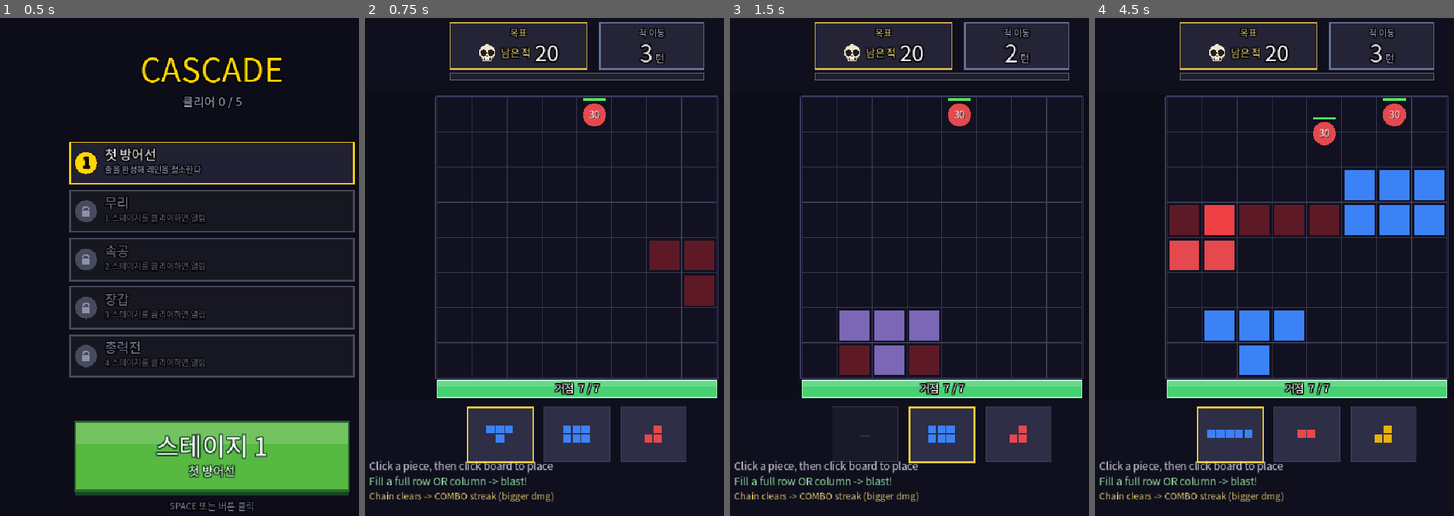
Above: before the commit, frames 1-4 (left to right).
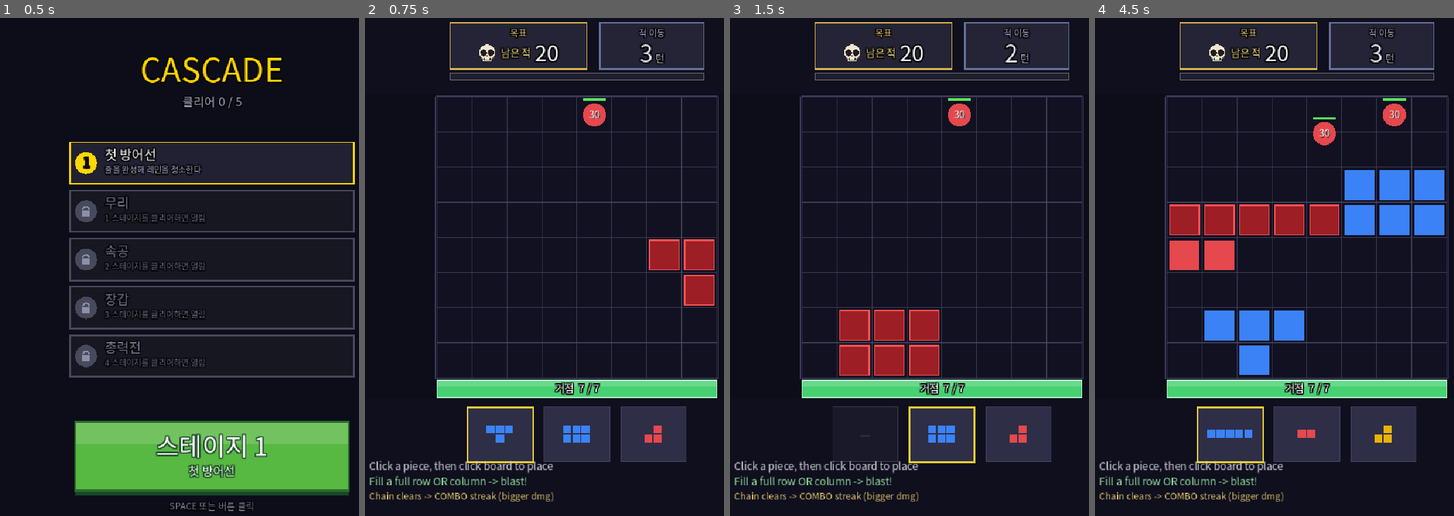
Above: after the commit, the same moments.

Repository: rorhdsu123/Cascade
Game: Godot game, scene res://Main.tscn
Two runs of this game, one before a commit and one after it. Both use one fixed random seed, a clock stepped at 60 frames per second and the inputs below.
Inputs (mouse positions are in pixels of both pictures, inside the frame that each line leads up to):
- Up to frame 1 (0.5 s): no input
- Up to frame 2 (0.75 s): tap Enter at 0.5, 0.6 s; move the mouse to (673, 262) at 0.52 s; click (673, 262) at 0.67 s
- Up to frame 3 (1.5 s): tap Space at 0.77, 1.25 s; move the mouse to (855, 316) at 1.27 s; tap 1 at 1.35 s; click (855, 316) at 1.42 s
- Up to frame 4 (4.5 s): tap Space at 1.52, 2.75, 3.02, 3.77, 4.25 s; tap Enter at 2, 2.1, 3.5, 3.6 s; move the mouse to (1349, 167) at 2.02 s; click (1349, 167) at 2.17 s; move the mouse to (1285, 396) at 2.77 s; tap 1 at 2.85, 4.35 s; click (1285, 396) at 2.92 s; move the mouse to (1439, 371) at 3.52 s; click (1439, 371) at 3.67 s; move the mouse to (1173, 207) at 4.27 s; click (1173, 207) at 4.42 s

Frame 1 is identical in both runs. In frame 2, 1.6% of the frame differs, in the area x 79-98%, y 44-58%; in frame 3, 3.1%, in the area x 30-59%, y 58-72%; in frame 4, 2.5%.

Commit message:
feat: 연출 1탄 — 줄 폭발 신설 + 색 통일 + BB 오독 정정 (C30)
배치 순간 증발하던 완성 줄에 연출을 붙였다. _begin_resolve가 셀을 배치와
같은 프레임에 지워버려, 이후 전투 연출이 전부 텅 빈 보드 위에서 재생되고
있었다 (C6의 "도파민을 배치 순간에"가 화면에 없던 구멍).

- 셀 삭제를 타임라인에 태움: 충전 홀드 → 전 셀 동시 소멸 → 테두리 잔상
  → 로켓 → 순차 피격
- 색 통일: 완성 줄이 방금 놓은 조각 색으로 물들었다 터짐 (파편도 그 색)
- 드래그 프리뷰: 고스트를 활성 색으로, 터질 줄을 조각 색으로 예고
- 콤보 비례 충전 홀드 (셰이크 금지 후 비어 있던 에스컬레이션 축 = 시간)

★ C26 오독 정정: BB는 블록을 순차 파괴하지 않는다. 60fps 재검증 결과
완성 줄 8칸이 단 1프레임에 전부 동시 증발한다. "순차"의 정체는 블록이
아니라 그 뒤에 오는 빛 바였다. 스태거대로 구현했다가 즉시 "느리다"는
피드백을 받았고, 동시 소멸로 되돌려 해결.

죽은 상태 제거: line_flash_rows/cols/timer, sweep_timer (그리는 곳 없음)
부수 수정: resolve 중 뜨던 빨간 고스트, 블록 팝을 사각형으로(적 사망의
원형과 문법 분리)

밸런스 무변화 확인 (시뮬 클리어율 43.1→43.3, 승률차 노이즈 범위)

Co-Authored-By: Claude Opus 4.8 (1M context) <noreply@anthropic.com>

Diff:
--- a/Main.gd
+++ b/Main.gd
@@ -11,7 +11,6 @@
 # 적 타입 (basic/fast/tank/swarm)
 const ENEMY_TYPES: Array = ["basic", "fast", "tank", "swarm"]
 const SLIDE_SPEED: float = 8.0   # 적 전진 표시 이징 속도(칸/초)
-const SWEEP_DUR: float = 0.35   # 폭발 스윕 밴드 지속
 const ROCKET_DUR: float = 0.16  # 로켓 비행 지속(빠르게 질주)
 const CALLOUT_DUR: float = 1.6  # 첫 등장 콜아웃 배너 지속
 
@@ -30,7 +29,28 @@
 # 우리는 헛수 1회에 즉시 0이라 스트릭이 못 자랐고(봇 평균 최대콤보 2.6~3.0), 그게 클라이맥스가
 # 안 터지는 근본 원인. 전체 수의 ~70%가 헛수인 게임에서 즉시 리셋은 사실상 스트릭 봉쇄.
 const COMBO_GRACE: int = 1
-const LINE_FLASH_DUR: float = 0.45
+
+# ===== 줄 폭발(충전 → 순차 파괴) =====
+# 완성 줄은 즉시 사라지지 않는다. ① 충전(색 통일→달아오름) → ② 한쪽 끝부터 순차 파괴 → ③ 로켓 발사.
+# 배치(플레이어 행동) → 줄 폭발(보상) → 로켓 → 적 사망 의 인과 사슬을 눈에 보이게 만드는 구간.
+#
+# ★ 충전 홀드 = 에스컬레이션 축(Block Blast 실측: 콤보2 ≈0.27s, 콤보4 ≈0.55s).
+#   콤보가 클수록 '더 크게'가 아니라 '더 오래 참는다' — 셰이크를 금지(C24⑦)한 뒤 비어 있던
+#   에스컬레이션 축을 시간이 메운다. 기대가 쌓이는 정지 구간이라, 길수록 터질 때 더 세게 느껴진다.
+const CHARGE_BASE: float = 0.20        # 콤보 1의 홀드
+const CHARGE_PER_COMBO: float = 0.12   # 콤보 1당 추가 홀드 (콤보4 ≈0.56s = BB 실측 0.55s에 맞춤)
+const CHARGE_MAX: float = 0.60         # 홀드 상한(그 이상은 늘어짐)
+# 충전 중 색 통일: 이 비율 지점까지 '원래 색 → 방금 놓은 조각 색'으로 물들고(줄이 한 색이 됨),
+# 나머지 구간에서 흰색으로 달아오른다. Block Blast가 터지는 줄을 놓은 조각 색으로 통일하는 것과 같은 수법 —
+# 알록달록한 보드에서 완성 줄만 도드라지게 하고, 폭발이 '내 조각의 결과'임을 색으로 잇는다.
+const CHARGE_TINT: float = 0.45
+# 블록 소멸은 '동시'다 — Block Blast 60fps 실측: 완성 줄 8칸이 단 1프레임(16.7ms)에 전부 증발한다.
+# 칸을 하나씩 순차로 부수면 그게 곧 '느리다'로 체감된다(실제로 그랬음). 시간이 걸리는 연출은
+# 전부 블록이 사라진 '뒤'에 온다(빛 바 스윕 → 파편 → 텍스트).
+# 사라지는 순간 줄 자리에 색 테두리만 한 순간 남는다 = 소멸의 잔상.
+const LINE_OUTLINE_DUR: float = 0.06
+# 블록이 사라지고 로켓(=빛 바)이 나가기까지의 짧은 빈 줄 간격 (BB 실측 ~0.07s)
+const BURST_GAP: float = 0.07
 
 # ===== DDA (동적 난이도 조정) =====
 # 조각을 '무작위 1개'가 아니라 '후보 N개 중 골라서' 준다. 고를 때의 편향을 플레이어 상태로 정한다:
@@ -218,17 +238,25 @@
 var flash_climax: bool = false      # 화면 전체 도달(전멸) — 라벨/섬광 강조용
 var climax_flash: float = 0.0       # 전멸 골드 섬광 타이머
 var climax_pending: float = -1.0    # 전멸 충격파 발사 예약 시각(resolve_timer 기준, -1=없음)
-var line_flash_rows: Array = []
-var line_flash_cols: Array = []
-var line_flash_timer: float = 0.0
+
+# 터질 예정인 완성 줄 — 충전이 끝날 때까지 board에 그대로 남아 있다(즉시 삭제 금지).
+# 충전이 끝나면 전 셀이 '동시에' 사라진다.
+var clear_cells: Array = []         # [Vector2i] 터질 셀
+var clear_rows: Array = []          # 완성된 행/열 (소멸 순간 테두리 플래시용)
+var clear_cols: Array = []
+var clear_tint: Color = Color.WHITE # 색 통일 목표색 = 방금 놓은 조각 색
+var clear_done: bool = true         # 셀 소멸을 이미 실행했나
+var charge_dur: float = CHARGE_BASE # 이번 폭발의 충전 홀드(콤보 비례)
+var outline_timer: float = 0.0      # 소멸 직후 줄 자리에 남는 색 테두리 잔상
+var last_color: String = ""         # 마지막으로 놓은 조각의 색 키
 
 var floaters: Array = []
-var death_flashes: Array = []  # [{pos, life, max, color}] 사망 스케일 팝+플래시
+var death_flashes: Array = []  # [{pos, life, max, color}] 적 사망 스케일 팝(원형) — '적이 죽었다'의 시각 문법
+var cell_pops: Array = []      # [{pos, life, max, color}] 블록 소멸 팝(사각형) — 적 사망과 형태로 구분
 var debris: Array = []         # [{pos, vel, life, max, color, size}] 사망 파편 버스트
 var impacts: Array = []        # [{pos, life, max, color, radius}] 빔 임팩트/탱크 막음 링
 var kill_pulse: float = 0.0    # 킬 순간 ENEMIES LEFT 헤드라인 펄스
 var push_streaks: Array = []   # [{from, to, life, max}] 넉백 잔상
-var sweep_timer: float = 0.0   # 폭발 스윕 밴드
 var rockets: Array = []        # [{dir, idx, t, dur, combo, ended}] 라인 따라 질주하는 로켓
 var hitstop: float = 0.0       # 명중 순간 순간 멈칫(게임 타이머 전부 정지)
 var core_hits: Array = []      # [{col, life}] 거점 피격 충격 플래시
@@ -311,16 +339,20 @@
 	flash_label = ""
 	flash_lines = 0
 	flash_combo = 0
-	line_flash_rows = []
-	line_flash_cols = []
-	line_flash_timer = 0.0
+	clear_cells = []
+	clear_rows = []
+	clear_cols = []
+	clear_done = true
+	charge_dur = CHARGE_BASE
+	outline_timer = 0.0
+	last_color = ""
 	floaters = []
 	death_flashes = []
+	cell_pops = []
 	debris = []
 	impacts = []
 	kill_pulse = 0.0
 	push_streaks = []
-	sweep_timer = 0.0
 	rockets = []
 	hitstop = 0.0
 	core_hits = []
@@ -446,6 +478,32 @@
 			return true
 	return false
 
+# 이 조각을 지금 놓으면 완성될 줄 목록 (프리뷰 전용 — 그리기에서 프레임당 1회.
+# _would_clear는 DDA가 조각마다 수백 번 부르는 뜨거운 경로라 조기반환을 유지하고 따로 둔다)
+func _would_clear_lines(cells: Array) -> Dictionary:
+	var occ: Dictionary = {}
+	for ci in cells:
+		occ[ci] = true
+	var rows: Array = []
+	var cols: Array = []
+	for r in range(ROWS):
+		var full_r: bool = true
+		for c in range(COLS):
+			if board[r][c] == "" and not occ.has(Vector2i(c, r)):
+				full_r = false
+				break
+		if full_r:
+			rows.append(r)
+	for c2 in range(COLS):
+		var full_c: bool = true
+		for r2 in range(ROWS):
+			if board[r2][c2] == "" and not occ.has(Vector2i(c2, r2)):
+				full_c = false
+				break
+		if full_c:
+			cols.append(c2)
+	return {"rows": rows, "cols": cols}
+
 # 이 조각을 놓아 '지금 당장' 줄을 완성할 수 있는 자리가 있나
 func _piece_can_clear(offsets: Array) -> bool:
 	for ar in range(ROWS):
@@ -668,8 +726,16 @@
 
 # ===== 전투 순차 연출(resolve) =====
 # 로직 결과(HP감소·사망·넉백·score·killed)는 hit가 재생되는 그 시점에 반영.
-# 시퀀스: ① 충전 플래시 → ② 로켓 발사(라인) → ③ 순차 피격 → ④ 폭탄(교차 3×3) → (끝물) 누수.
-# Match-3 특수사탕식: 로켓=완성 라인 관통, 폭탄=가로·세로 교차 시 3×3 추가.
+# 시퀀스: ① 충전 홀드(색 통일→달아오름, 콤보 비례로 길어짐)
+#      → ② 순차 파괴(한쪽 끝부터 셀이 차례로 부서짐)
+#      → ③ 로켓 발사 → ④ 순차 피격 → (끝물) 누수.
+# ①②가 없으면 조각을 놓는 순간 줄이 증발하고, 나머지 연출이 텅 빈 보드 위에서 재생된다
+# (= 플레이어 행동의 보상이 화면에서 사라짐). 그래서 모든 전투 연출은 파괴가 끝난 뒤로 밀려 있다.
+# COMBO 라벨도 파괴가 '다 끝난 뒤'에 뜬다 — 파괴와 텍스트를 겹치지 않게(Block Blast 원칙).
+
+# 이번 폭발의 충전 홀드 = 콤보가 클수록 더 오래 참는다(에스컬레이션 = 시간)
+func _charge_dur_for(streak: int) -> float:
+	return minf(CHARGE_BASE + CHARGE_PER_COMBO * float(maxi(0, streak - 1)), CHARGE_MAX)
 
 # 클리어(rows/cols) 결과를 미리 계획해 resolve 큐에 적재하고 시작
 func _begin_resolve(rows: Array, cols: Array) -> void:
@@ -682,10 +748,22 @@
 	var blast_len: float = 0.15
 	var l: int = rows.size() + cols.size()
 	if l > 0:
-		# ① 충전 플래시
-		line_flash_rows = rows.duplicate()
-		line_flash_cols = cols.duplicate()
-		line_flash_timer = LINE_FLASH_DUR
+		# ① 충전(콤보 비례) → ② 충전이 끝나는 순간 전 셀이 '동시에' 소멸.
+		charge_dur = _charge_dur_for(combo)
+		var pend: Dictionary = {}
+		for row in rows:
+			for c in range(COLS):
+				pend[Vector2i(c, row)] = true
+		for col in cols:
+			for r in range(ROWS):
+				pend[Vector2i(col, r)] = true
+		clear_cells = pend.keys()
+		clear_rows = rows.duplicate()
+		clear_cols = cols.duplicate()
+		clear_tint = _color_of(last_color)
+		clear_done = false
+		# 블록이 사라지고 짧은 빈 줄을 거쳐 로켓(=빛 바)이 나간다
+		var fire_t: float = charge_dur + BURST_GAP
 		# ② 콤보=청소 범위: 완성 줄에서 매 콤보 '한 줄씩' 추가(총 레인 수 = combo).
 		#    추가 방향은 바깥으로 교대(줄0 → +1 → −1 → +2…) = 완성 줄 중심 확산, 보드 밖은 스킵.
 		#    링 = 추가 순서(0=완성 줄) → 한 줄씩 순차 발사(심지처럼 번지는 물결). 보드 셀 제거는 완성 줄만.
@@ -730,12 +808,12 @@
 			for c2 in range(COLS):
 				band_cols[c2] = 0
 			max_ring = 0
-			climax_pending = 0.20   # 피격 착지에 맞춰 중앙 충격파 발사
-		# 로켓 계획 — 링 거리만큼 발사 지연(0=먼저, 바깥 링일수록 늦게)
+			climax_pending = fire_t + 0.20   # 피격 착지에 맞춰 중앙 충격파 발사
+		# 로켓 계획 — 파괴 물결이 끝난 직후(fire_t) 발사. 링 거리만큼 지연(0=먼저, 바깥 링일수록 늦게)
 		for c in band_cols:
-			resolve_rocket_plan.append({"dir": "col", "idx": c, "ring": band_cols[c], "launch": 0.08 + float(band_cols[c]) * BLAST_RING_DELAY})
+			resolve_rocket_plan.append({"dir": "col", "idx": c, "ring": band_cols[c], "launch": fire_t + 0.08 + float(band_cols[c]) * BLAST_RING_DELAY})
 		for r in band_rows:
-			resolve_rocket_plan.append({"dir": "row", "idx": r, "ring": band_rows[r], "launch": 0.08 + float(band_rows[r]) * BLAST_RING_DELAY})
+			resolve_rocket_plan.append({"dir": "row", "idx": r, "ring": band_rows[r], "launch": fire_t + 0.08 + float(band_rows[r]) * BLAST_RING_DELAY})
 		# 일격량 (콤보 데미지 배수는 '탱커 관통용 부 증폭'으로 소폭 유지)
 		var mult: float = _simul_mult(l) * _streak_mult(combo)
 		var strike: int = roundi(LINE_BASE * mult)
@@ -758,7 +836,7 @@
 			if a["ring"] != b["ring"]:
 				return a["ring"] < b["ring"]
 			return a["row"] > b["row"])
-		var t0: float = 0.22
+		var t0: float = fire_t + 0.22
 		var ring_seen: Dictionary = {}   # ring -> 이미 배치한 수(링 내 소폭 스태거)
 		var max_at: float = t0
 		for k in range(hit_list.size()):
@@ -772,26 +850,45 @@
 				"at": at, "done": false,
 			})
 		# 총길이 = 마지막 피격 or 마지막 링 로켓 비행 완료 중 늦은 것(바깥 링에 적 없어도 물결 끝까지 재생)
-		var visual_end: float = 0.08 + float(max_ring) * BLAST_RING_DELAY + ROCKET_DUR + 0.08
-		blast_len = clampf(maxf(max_at + 0.28, visual_end), 0.30, 3.2)
+		var visual_end: float = fire_t + 0.08 + float(max_ring) * BLAST_RING_DELAY + ROCKET_DUR + 0.08
+		blast_len = clampf(maxf(max_at + 0.28, visual_end), fire_t + 0.30, fire_t + 3.2)
 		if full_board:
-			blast_len = maxf(blast_len, 1.35)   # 전멸은 세계 이동 전에 충격파가 충분히 breathe
-		# 완성 줄 셀 제거
-		for row in rows:
-			for c in range(COLS):
-				board[row][c] = ""
-		for col in cols:
-			for r in range(ROWS):
-				board[r][col] = ""
-		# COMBO xN 라벨용 (중앙 큰 숫자는 제거, 라벨만)
+			blast_len = maxf(blast_len, fire_t + 1.35)   # 전멸은 세계 이동 전에 충격파가 충분히 breathe
+		# COMBO xN 라벨용 (중앙 큰 숫자는 제거, 라벨만).
+		# flash_timer는 여기서 켜지 않는다 — 블록이 실제로 소멸하는 순간(_burst_lines)에 켠다.
+		# 충전 중에 미리 번쩍이면 원인 없는 섬광이 된다.
 		flash_lines = l
 		flash_combo = combo
 		flash_climax = full_board
 		flash_label = "" if full_board else _line_label(l)   # 전멸은 텍스트 없이 연출만
-		flash_timer = FLASH_DUR
 
 	# 공격만 재생. 적 이동·누수·스폰은 시퀀스가 끝난 뒤 _end_turn에서.
 	resolve_total = blast_len
+
+# ② 순차 파괴 — 차례가 된 셀만 부순다. 셀 하나가 board에서 사라지고 그 자리에 사각 팝 + 파편.
+# 파편 색은 clear_tint(= 방금 놓은 조각 색) — 폭발이 '내 조각의 결과'임을 색으로 잇는다.
+func _burst_lines() -> void:
+	if clear_done:
+		return
+	clear_done = true
+	for ci in clear_cells:
+		var cc: Vector2i = ci as Vector2i
+		board[cc.y][cc.x] = ""
+		var p: Vector2 = _cell_center(cc.x, cc.y)
+		cell_pops.append({"pos": p, "life": 0.16, "max": 0.16, "color": clear_tint})
+		for _n in range(3):
+			var ang: float = randf() * TAU
+			var spd: float = randf_range(60.0, 170.0)
+			var life: float = randf_range(0.22, 0.40)
+			debris.append({
+				"pos": p, "vel": Vector2(cos(ang), sin(ang)) * spd,
+				"life": life, "max": life, "color": clear_tint, "size": randf_range(4.0, 8.0),
+			})
+	clear_cells = []
+	outline_timer = LINE_OUTLINE_DUR   # ④ 줄 자리에 남는 색 테두리 잔상
+	# 보상 텍스트(COMBO xN)와 섬광은 파괴 순간에. 파괴가 이제 한순간이라 겹치지 않는다.
+	flash_timer = FLASH_DUR
+	hitstop = maxf(hitstop, 0.05)
 
 # 전멸(화면 전체 청소) 클라이맥스 — 보드 중앙에서 퍼지는 큰 충격파 + 골드 섬광 + 히트스톱(셰이크 없음)
 func _fire_climax() -> void:
@@ -843,7 +940,6 @@
 		if etype == "tank":
 			impacts.append({"pos": ep, "life": 0.32, "max": 0.32, "color": C_E_FAST, "radius": CELL * 0.5})
 			_add_floater(ep + Vector2(0.0, -CELL * 0.42), "BLOCK", C_E_FAST, 0.55, 18)
-	sweep_timer = SWEEP_DUR
 
 # 로켓 머리 위치 (prog 0=발사단 → 1=라인 끝)
 func _rocket_pos(rocket: Dictionary, prog: float) -> Vector2:
@@ -917,6 +1013,8 @@
 func _finish_resolve() -> void:
 	resolving = false
 	resolve_hits = []
+	if not clear_done:
+		_burst_lines()   # 안전망: 어떤 경로로든 안 터졌으면 여기서라도 셀을 비운다(보드 정합성)
 	_end_turn()
 
 # 턴 마무리: 적 전진/누수/스폰 → 누수 연출 → 승/패/공간부족 판정
@@ -1059,6 +1157,7 @@
 	for ci in cells:
 		var c: Vector2i = ci as Vector2i
 		board[c.y][c.x] = active["color"]
+	last_color = active["color"]   # 색 통일용: 터질 줄이 이 색으로 물든다
 	# 조각 소비: 트레이 슬롯 비우고 다음 슬롯/리필 (즉시 = 피드백)
 	_consume_slot()
 	# 완성 줄 감지 — 적은 아직 "현재 위치"(이동 전). 로켓이 그 자리 적을 먼저 타격.
@@ -1191,7 +1290,10 @@
 	# 전투 순차 연출 진행 (타이머는 항상 0으로 수렴 → 데드락 없음)
 	if resolving:
 		resolve_timer += delta
-		# ② 로켓 발사 — 링 거리만큼 지연(안쪽 링 먼저, 바깥으로 퍼짐). 발사 지점에 머즐 플래시
+		# ② 충전 끝 → 전 셀이 동시에 소멸. 로켓은 짧은 빈 줄(BURST_GAP) 뒤에 나간다.
+		if not clear_done and resolve_timer >= charge_dur:
+			_burst_lines()
+		# ③ 로켓 발사 — 링 거리만큼 지연(안쪽 링 먼저, 바깥으로 퍼짐). 발사 지점에 머즐 플래시
 		for rp in resolve_rocket_plan:
 			if not rp.get("launched", false) and resolve_timer >= rp["launch"]:
 				rp["launched"] = true
@@ -1210,16 +1312,14 @@
 
 	if flash_timer > 0.0:
 		flash_timer = maxf(0.0, flash_timer - delta)
-	if line_flash_timer > 0.0:
-		line_flash_timer = maxf(0.0, line_flash_timer - delta)
+	if outline_timer > 0.0:
+		outline_timer = maxf(0.0, outline_timer - delta)
 	if red_flash > 0.0:
 		red_flash = maxf(0.0, red_flash - delta)
 	if climax_flash > 0.0:
 		climax_flash = maxf(0.0, climax_flash - delta)
 	if shake_timer > 0.0:
 		shake_timer = maxf(0.0, shake_timer - delta)
-	if sweep_timer > 0.0:
-		sweep_timer = maxf(0.0, sweep_timer - delta)
 	if callout_timer > 0.0:
 		callout_timer = maxf(0.0, callout_timer - delta)
 	anim_t += delta
@@ -1257,6 +1357,12 @@
 		if death_flashes[j]["life"] <= 0.0:
 			death_flashes.remove_at(j)
 		j -= 1
+	var cp: int = cell_pops.size() - 1
+	while cp >= 0:
+		cell_pops[cp]["life"] -= delta
+		if cell_pops[cp]["life"] <= 0.0:
+			cell_pops.remove_at(cp)
+		cp -= 1
 	# 파편 이동·감쇠 (마찰 + 약한 중력)
 	var d: int = debris.size() - 1
 	while d >= 0:
@@ -1328,6 +1434,17 @@
 		var dpos: Vector2 = dpart["pos"]
 		draw_rect(Rect2(dpos - Vector2(dsz, dsz) * 0.5, Vector2(dsz, dsz)), dcol)
 
+	# 블록 소멸 팝 — 사각형이 부풀며 페이드(적 사망의 원형 팝과 형태로 구분: 네모=블록, 원=적)
+	for cpop in cell_pops:
+		var pp: float = clampf(cpop["life"] / cpop["max"], 0.0, 1.0)   # 1→0
+		var pinv: float = 1.0 - pp
+		var psz: float = CELL * (0.86 + 0.75 * pinv)
+		var pc: Color = cpop["color"]
+		var ppos: Vector2 = cpop["pos"]
+		var prect: Rect2 = Rect2(ppos - Vector2(psz, psz) * 0.5, Vector2(psz, psz))
+		draw_rect(prect, Color(pc.r, pc.g, pc.b, pp * 0.55))
+		draw_rect(prect, Color(1.0, 1.0, 1.0, pp * pp * 0.85), false, 3.0)
+
 	# 사망 스케일 팝 (타입 색 디스크가 부풀며 페이드) + 밝은 흰 코어
 	for df in death_flashes:
 		var dp2: float = clampf(df["life"] / df["max"], 0.0, 1.0)   # 1→0
@@ -1634,18 +1751,50 @@
 
 func _draw_board(fnt: Font) -> void:
 	draw_rect(Rect2(BOARD_X - 2, BOARD_Y - 2, COLS * CELL + 4, ROWS * CELL + 4), C_BORD, false)
+	# 충전 중인 셀. 그리드 위에 따로 그린다(부푼 블록이 옆 셀 배경에 잘리지 않게).
+	var charging: Dictionary = {}
+	var chg: float = 0.0
+	if resolving and not clear_done:
+		chg = clampf(resolve_timer / charge_dur, 0.0, 1.0)
+		for ci in clear_cells:
+			charging[ci] = true
+	var bpad: float = 5.0
 	for r in range(ROWS):
 		for c in range(COLS):
 			var rx: float = BOARD_X + c * CELL
 			var ry: float = BOARD_Y + r * CELL
 			draw_rect(Rect2(rx, ry, CELL, CELL), C_CELL)
 			draw_rect(Rect2(rx, ry, CELL, CELL), C_GRID, false)
-			if board[r][c] != "":
-				var pad: float = 5.0
-				draw_rect(Rect2(rx + pad, ry + pad, CELL - pad * 2.0, CELL - pad * 2.0),
-						_color_of(board[r][c]))
-
-	# (레이저 밴드 제거 — 공격 연출은 로켓만)
+			if board[r][c] == "" or charging.has(Vector2i(c, r)):
+				continue
+			draw_rect(Rect2(rx + bpad, ry + bpad, CELL - bpad * 2.0, CELL - bpad * 2.0),
+					_color_of(board[r][c]))
+
+	# 충전 연출: 원래 색 → 방금 놓은 조각 색으로 물듦(색 통일) → 흰색으로 달아오르며 부풂 → 터짐
+	for ci2 in charging:
+		var cc: Vector2i = ci2 as Vector2i
+		var cx0: float = BOARD_X + cc.x * CELL
+		var cy0: float = BOARD_Y + cc.y * CELL
+		var bcol: Color = _color_of(board[cc.y][cc.x]).lerp(clear_tint, clampf(chg / CHARGE_TINT, 0.0, 1.0))
+		var hot: float = clampf((chg - CHARGE_TINT) / (1.0 - CHARGE_TINT), 0.0, 1.0)
+		bcol = bcol.lerp(Color(1.0, 1.0, 1.0), hot * 0.75)
+		var bsz: float = (CELL - bpad * 2.0) * (1.0 + 0.22 * chg)
+		var boff: float = (CELL - bsz) * 0.5
+		draw_rect(Rect2(cx0 + boff, cy0 + boff, bsz, bsz), bcol)
+		# 달아오를수록 흰 테두리가 살아난다(터지기 직전이 가장 밝음)
+		if hot > 0.0:
+			draw_rect(Rect2(cx0 + boff, cy0 + boff, bsz, bsz), Color(1.0, 1.0, 1.0, hot * 0.9), false, 2.0)
+
+	# ④ 소멸 잔상: 블록이 사라진 바로 그 줄 자리에 색 테두리만 한순간 남는다(BB 실측: 1프레임).
+	#    "여기 있던 줄이 방금 증발했다"를 아주 짧게 못 박는 장치.
+	if outline_timer > 0.0:
+		var oa: float = clampf(outline_timer / LINE_OUTLINE_DUR, 0.0, 1.0)
+		var ocol: Color = clear_tint.lerp(Color.WHITE, 0.5)
+		ocol.a = oa
+		for orow in clear_rows:
+			draw_rect(Rect2(BOARD_X, BOARD_Y + int(orow) * CELL, COLS * CELL, CELL), ocol, false, 3.0)
+		for ocol_i in clear_cols:
+			draw_rect(Rect2(BOARD_X + int(ocol_i) * CELL, BOARD_Y, CELL, ROWS * CELL), ocol, false, 3.0)
 
 	# 로켓 (라인 질주: 굵고 밝은 머리 + 길고 강한 발광 꼬리). 세로줄=아래→위, 가로줄=좌→우.
 	for rocket in rockets:
@@ -1667,27 +1816,63 @@
 		draw_circle(head, thick, Color(1.0, 0.98, 0.7, 0.98))
 		draw_circle(head, thick * 0.5, Color.WHITE)
 
-	# 고스트 (게임 진행 중, active 슬롯이 채워져 있을 때만)
-	if not game_over and not game_clear:
+	# 고스트 + 줄 완성 프리뷰 (게임 진행 중, active 슬롯이 채워져 있을 때만).
+	# resolve 중엔 입력이 막혀 있으므로 고스트도 숨긴다 — 안 그러면 충전 중인 셀 때문에 _can_place가 false가 돼
+	# 폭발 연출 한복판에 '못 놓음' 빨간 고스트가 얹힌다.
+	if not game_over and not game_clear and not resolving:
 		var active: Dictionary = _active()
 		var ghost: Array = _ghost_cells()
 		var can: bool = _can_place(ghost)
+		var gset: Dictionary = {}
 		for gi in ghost:
-			var gc: Vector2i = gi as Vector2i
+			gset[gi] = true
+		var pulse: float = 0.5 + 0.5 * sin(anim_t * 7.0)
+		var will_clear: bool = false
+
+		# ① 줄 완성 프리뷰: 지금 놓으면 터질 줄을 '조각 색'으로 미리 물들여 맥동시킨다.
+		#    실제 폭발의 색 통일 연출과 같은 색 → 프리뷰가 곧 예고편이 된다(Block Blast 방식).
+		if can and not active.is_empty():
+			var pcol: Color = _color_of(active["color"])
+			var wl: Dictionary = _would_clear_lines(ghost)
+			var pre: Dictionary = {}
+			for pr in wl["rows"]:
+				for pc in range(COLS):
+					pre[Vector2i(pc, int(pr))] = true
+			for pc2 in wl["cols"]:
+				for pr2 in range(ROWS):
+					pre[Vector2i(int(pc2), pr2)] = true
+			will_clear = pre.size() > 0
+			for pi in pre:
+				var pv: Vector2i = pi as Vector2i
+				if gset.has(pv):
+					continue   # 조각이 놓일 칸은 아래 고스트가 진하게 그린다
+				var prx: float = BOARD_X + pv.x * CELL
+				var pry: float = BOARD_Y + pv.y * CELL
+				# 조각 색으로 '완전히' 통일 — 부분 혼합(0.75)은 파랑→노랑 사이 올리브를 거쳐 탁해진다.
+				# 실제 폭발의 색 통일 종착점과 같은 색이라, 프리뷰가 그대로 예고편이 된다.
+				var tint: Color = pcol.lerp(Color.WHITE, 0.10 + 0.22 * pulse)
+				var prect: Rect2 = Rect2(prx + bpad, pry + bpad, CELL - bpad * 2.0, CELL - bpad * 2.0)
+				draw_rect(prect, tint)
+				draw_rect(prect, Color(1.0, 1.0, 1.0, 0.30 + 0.40 * pulse), false, 2.0)
+
+		# ② 고스트: 흐린 dim이 아니라 '실제로 놓인 것과 같은' 활성 색. 미리보기임은 흰 테두리로 표시.
+		for gi2 in ghost:
+			var gc: Vector2i = gi2 as Vector2i
 			if gc.x < 0 or gc.x >= COLS or gc.y < 0 or gc.y >= ROWS:
 				continue
 			var rx: float = BOARD_X + gc.x * CELL
 			var ry: float = BOARD_Y + gc.y * CELL
-			var pad: float = 5.0
-			var gcol: Color
-			if can:
-				gcol = _color_of(active["color"])
-				gcol.a = 0.42
-			else:
-				gcol = Color(1.0, 0.18, 0.18, 0.32)
-			draw_rect(Rect2(rx + pad, ry + pad, CELL - pad * 2.0, CELL - pad * 2.0), gcol)
-
-	# (가로 스윕 밴드 제거 — 공격 연출은 로켓만)
+			var grect: Rect2 = Rect2(rx + bpad, ry + bpad, CELL - bpad * 2.0, CELL - bpad * 2.0)
+			if not can:
+				# 무효는 '빨간 금지'로 확실히. 반투명하게 깔면 밑의 파란 블록과 섞여 자홍색이 되어 안 읽히므로
+				# 불투명하게 덮는다.
+				draw_rect(grect, Color(0.62, 0.12, 0.15))
+				draw_rect(grect, Color(1.0, 0.32, 0.32), false, 2.0)
+				continue
+			draw_rect(grect, _color_of(active["color"]))
+			# 줄이 터질 자리면 프리뷰 줄과 같은 세기로 함께 맥동 = "이 한 수가 줄을 완성한다"
+			var edge: float = (0.30 + 0.40 * pulse) if will_clear else 0.55
+			draw_rect(grect, Color(1.0, 1.0, 1.0, edge), false, 2.0)
 
 	# 넉백 잔상 (밀쳐진 적의 이전→현재 위치 시안 스트릭)
 	for st in push_streaks:
--- /dev/null
+++ b/tools/probe_charge.gd
@@ -0,0 +1,76 @@
+extends SceneTree
+
+# 줄 폭발 타임라인 검증 — 충전 홀드(콤보 비례) → 순차 파괴 → 로켓/라벨.
+# 계약: ① 홀드가 콤보에 비례해 길어진다
+#       ② 배치 직후에도 완성 줄은 board에 남아 있다
+#       ③ 셀이 전부 "동시에" 사라진다 (BB 실측: 1프레임)
+#       ④ COMBO 라벨(flash)은 마지막 셀이 부서진 뒤에 뜬다 — 파괴와 안 겹침
+#       ⑤ 로켓은 파괴가 끝난 뒤에 나간다
+
+func _init() -> void:
+	var S: GDScript = load("res://Main.gd")
+	var g: Node = S.new()
+	root.add_child(g)
+
+	print("① 콤보별 충전 홀드")
+	for cb in [1, 2, 3, 4, 5, 6, 8]:
+		print("   콤보 %d → %.2fs" % [cb, g._charge_dur_for(cb)])
+	print("   (Block Blast 실측: 콤보2 ≈0.27s, 콤보4 ≈0.55s)")
+	print()
+
+	_run(g, 3)
+
+func _run(g: Node, combo: int) -> void:
+	g._start_stage(0)
+	for r in range(g.ROWS):
+		for c in range(g.COLS):
+			g.board[r][c] = ""
+	for c in range(g.COLS - 1):
+		g.board[4][c] = "B"
+	g.tray[0] = {"key": "1", "offsets": [Vector2i(0, 0)], "color": "Y"}
+	g.sel = 0
+	g.hover_col = 7
+	g.hover_row = 4
+	g.combo = combo - 1   # _place_piece가 +1 → 목표 콤보
+
+	g._place_piece()
+	print("콤보 %d 로 폭발 — 충전 홀드 %.2fs, 총 길이 %.2fs" % [g.combo, g.charge_dur, g.resolve_total])
+
+	var alive0: int = 0
+	for c in range(g.COLS):
+		if g.board[4][c] != "":
+			alive0 += 1
+	print("② 배치 직후 줄 생존 %d/8 (기대 8)" % alive0)
+
+	print("③ 시간에 따른 줄 잔여 셀 (8 → 0 으로 한 번에 떨어져야 함)")
+	var flash_at: float = -1.0
+	var rocket_at: float = -1.0
+	var last_pop_at: float = -1.0
+	var prev: int = 8
+	var steps: int = 0
+	while g.resolving and steps < 2000:
+		g._process(0.01)
+		steps += 1
+		if g.hitstop > 0.0:
+			continue
+		var left: int = 0
+		var shape: String = ""
+		for c in range(g.COLS):
+			if g.board[4][c] != "":
+				left += 1
+				shape += "■"
+			else:
+				shape += "·"
+		if left != prev:
+			print("   t=%.2f  %s  (%d칸)" % [g.resolve_timer, shape, left])
+			prev = left
+			if left == 0:
+				last_pop_at = g.resolve_timer
+		if flash_at < 0.0 and g.flash_timer > 0.0:
+			flash_at = g.resolve_timer
+		if rocket_at < 0.0 and g.rockets.size() > 0:
+			rocket_at = g.resolve_timer
+	print("④ COMBO 라벨 t=%.2f — 마지막 셀 파괴(t=%.2f) 뒤인가? %s"
+			% [flash_at, last_pop_at, flash_at >= last_pop_at])
+	print("⑤ 첫 로켓 t=%.2f — 파괴 끝난 뒤인가? %s" % [rocket_at, rocket_at >= last_pop_at])
+	quit()
--- /dev/null
+++ b/tools/shoot_charge.gd
@@ -0,0 +1,53 @@
+extends SceneTree
+
+# 충전(줄 폭발) 연출을 프레임 단위로 캡처 — 일회성.
+# 게임의 _process를 끄고 수동으로 시간을 밀어, resolve_timer가 원하는 값일 때 화면을 저장한다.
+
+const OUT: String = "/private/tmp/claude-501/-Users-im-yujin-Desktop-Cascade/a94bf984-26de-42e7-954a-d29968395e39/scratchpad"
+
+func _init() -> void:
+	var S: GDScript = load("res://Main.gd")
+	var g: Node = S.new()
+	root.add_child(g)
+	await process_frame
+	g._start_stage(0)
+	g.set_process(false)   # 시간은 내가 민다
+
+	# row 6을 col 7만 비우고 파랑/빨강으로 채운다(알록달록한 보드 = 색 통일 효과를 보려고)
+	for r in range(g.ROWS):
+		for c in range(g.COLS):
+			g.board[r][c] = ""
+	var mix: Array = ["B", "R", "B", "Y", "R", "B", "R"]
+	for c in range(g.COLS - 1):
+		g.board[6][c] = mix[c]
+	# 주변에도 블록을 좀 깔아 대비를 만든다
+	g.board[5][1] = "R"
+	g.board[5][2] = "Y"
+	g.board[7][3] = "B"
+	g.board[4][5] = "R"
+	# 노란 1칸 조각으로 줄 완성 → 줄 전체가 노랑으로 물들어야 한다
+	g.tray[0] = {"key": "1", "offsets": [Vector2i(0, 0)], "color": "Y"}
+	g.sel = 0
+	g.hover_col = 7
+	g.hover_row = 6
+	g.combo = 3   # → _place_piece가 +1 = 콤보 4 (충전 홀드 0.56s = 가장 긴 구간)
+
+	await _shot(g, "0_before")   # 배치 직전
+	g._place_piece()
+
+	for target in [0.30, 0.55, 0.575, 0.60, 0.66, 0.80]:
+		var guard: int = 0
+		while g.resolve_timer < target and g.resolving and guard < 500:
+			g._process(0.01)
+			guard += 1
+		await _shot(g, "t%04d" % int(target * 1000.0))
+	quit()
+
+func _shot(g: Node, name: String) -> void:
+	g.queue_redraw()
+	await process_frame
+	await process_frame
+	var img: Image = root.get_texture().get_image()
+	img.save_png("%s/charge_%s.png" % [OUT, name])
+	print("saved %s  (resolve_timer=%.2f  clear_done=%s  남은셀=%d)"
+			% [name, g.resolve_timer, g.clear_done, g.clear_cells.size()])
--- /dev/null
+++ b/tools/shoot_preview.gd
@@ -0,0 +1,55 @@
+extends SceneTree
+
+# 드래그 프리뷰(고스트 + 줄 완성 예고) 캡처 — 일회성.
+# 세 경우: ① 놓으면 줄이 터지는 자리 ② 그냥 놓기만 하는 자리 ③ 못 놓는 자리
+
+const OUT: String = "/private/tmp/claude-501/-Users-im-yujin-Desktop-Cascade/a94bf984-26de-42e7-954a-d29968395e39/scratchpad"
+
+func _init() -> void:
+	var S: GDScript = load("res://Main.gd")
+	var g: Node = S.new()
+	root.add_child(g)
+	await process_frame
+	g._start_stage(0)
+
+	# 알록달록한 보드: row 6은 col 7만 비었고, col 2도 거의 찬 상태(세로줄 프리뷰도 보게)
+	for r in range(g.ROWS):
+		for c in range(g.COLS):
+			g.board[r][c] = ""
+	var mix: Array = ["B", "R", "B", "Y", "R", "B", "R"]
+	for c in range(g.COLS - 1):
+		g.board[6][c] = mix[c]
+	g.board[5][1] = "R"
+	g.board[5][2] = "Y"
+	g.board[7][3] = "B"
+	g.board[4][5] = "R"
+	# 노란 1칸 조각
+	g.tray[0] = {"key": "1", "offsets": [Vector2i(0, 0)], "color": "Y"}
+	g.sel = 0
+
+	# ① 줄이 완성되는 자리 (row 6, col 7)
+	g.hover_col = 7
+	g.hover_row = 6
+	await _shot(g, "preview_clear")
+
+	# ② 그냥 놓기만 하는 자리 (빈 곳)
+	g.hover_col = 2
+	g.hover_row = 2
+	await _shot(g, "preview_plain")
+
+	# ③ 못 놓는 자리 (이미 블록이 있는 칸)
+	g.hover_col = 3
+	g.hover_row = 7
+	await _shot(g, "preview_blocked")
+	quit()
+
+func _shot(g: Node, name: String) -> void:
+	# 맥동(pulse)이 밝은 위상일 때 찍히도록 몇 프레임 흘린다
+	for i in range(6):
+		await process_frame
+	g.queue_redraw()
+	await process_frame
+	await process_frame
+	var img: Image = root.get_texture().get_image()
+	img.save_png("%s/%s.png" % [OUT, name])
+	print("saved %s" % name)
Not shown, changed: SPEC.md
